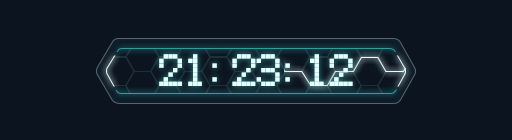
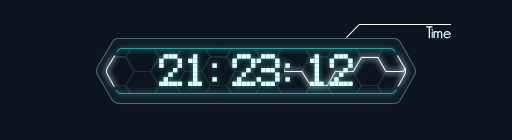
Layer changes from the first 512 × 140 image to the second:
added layer "Time" above "Forme 3" over box(426, 26, 451, 39)
added layer "Forme 3" above "Calque 1" over box(346, 24, 451, 38)
